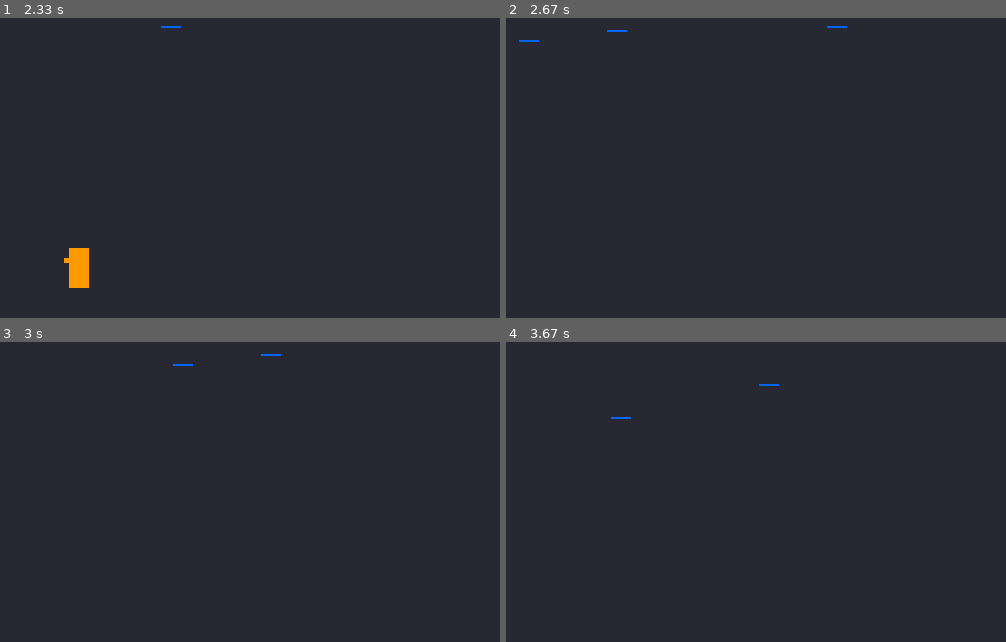
Above: before the commit, frames 1-4 (two rows, left to right).
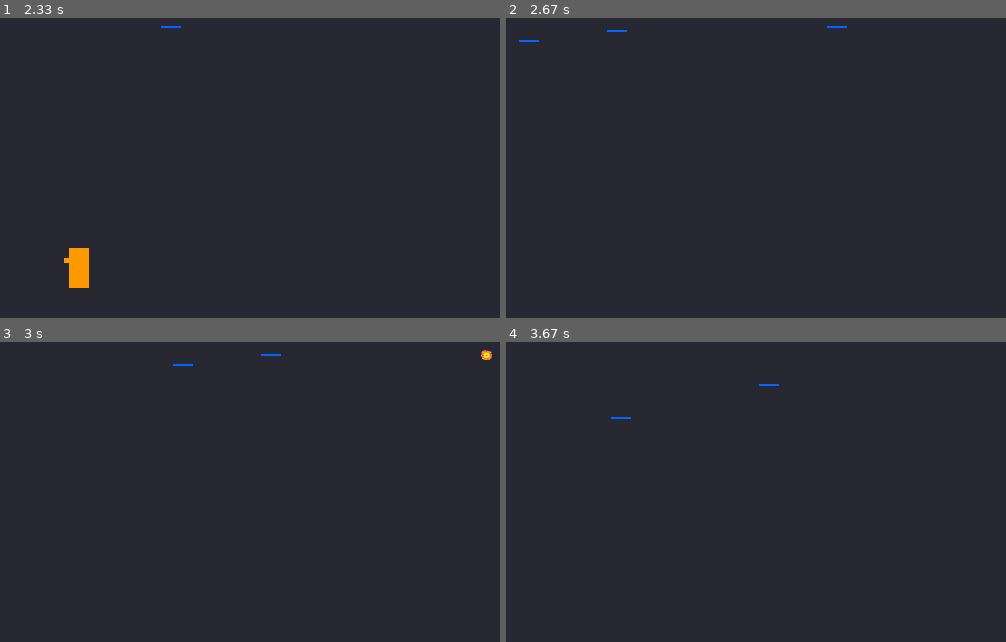
Above: after the commit, the same moments.

Repository: zwang20/SimpleShooter
Game: pygame game, started from simple_shooter.py
The game is run twice, just before and just after one commit, with the same random seed, the same clock (stepped at 60 frames per second) and the same inputs.
Inputs:
- Up to frame 1 (2.33 s): tap Space at 0.33, 1.23, 1.57, 1.87, 2.07 s; hold D 0.67-1.13 s; hold W 1.17-1.47 s; hold D 1.5-1.97 s; hold A from 2 s (still down)
- Up to frame 2 (2.67 s): tap Space at 2.37, 2.63 s; release A at 2.53 s; hold S from 2.57 s (still down)
- Up to frame 3 (3 s): release S at 2.87 s; hold A from 2.9 s (still down); tap Space at 2.97 s
- Up to frame 4 (3.67 s): tap Space at 3.27, 3.4 s; release A at 3.3 s; hold W from 3.33 s (still down)
The pictures show only the part of the screen within x 50-100%, y 4-54%; the shares and areas given below are measured in that part.

Frames 1-2 are identical in both runs. In frame 3, less than 0.1% of the frame differs, in the area x 96-99%, y 2-6%; in frame 4, nothing differs.

Commit message:
bullet explosion

Diff:
--- a/simple_shooter.py
+++ b/simple_shooter.py
@@ -179,6 +179,7 @@
             sge_rect(game_display, self.x, self.y, Bullet.length, Bullet.width, blue)
 
     def despawn(self):
+        game_display.blit(explosion, (self.x, self.y))
         if self.harmful:
             Bullet.bad.remove(self)
         else:
@@ -329,7 +330,6 @@
 
     def despawn(self):
             Enemy.family.remove(self)
-            game_display.blit(explosion, (self.x, self.y))
 
     def smart_spawn():
         while len(Enemy.family) < Enemy.limit:
